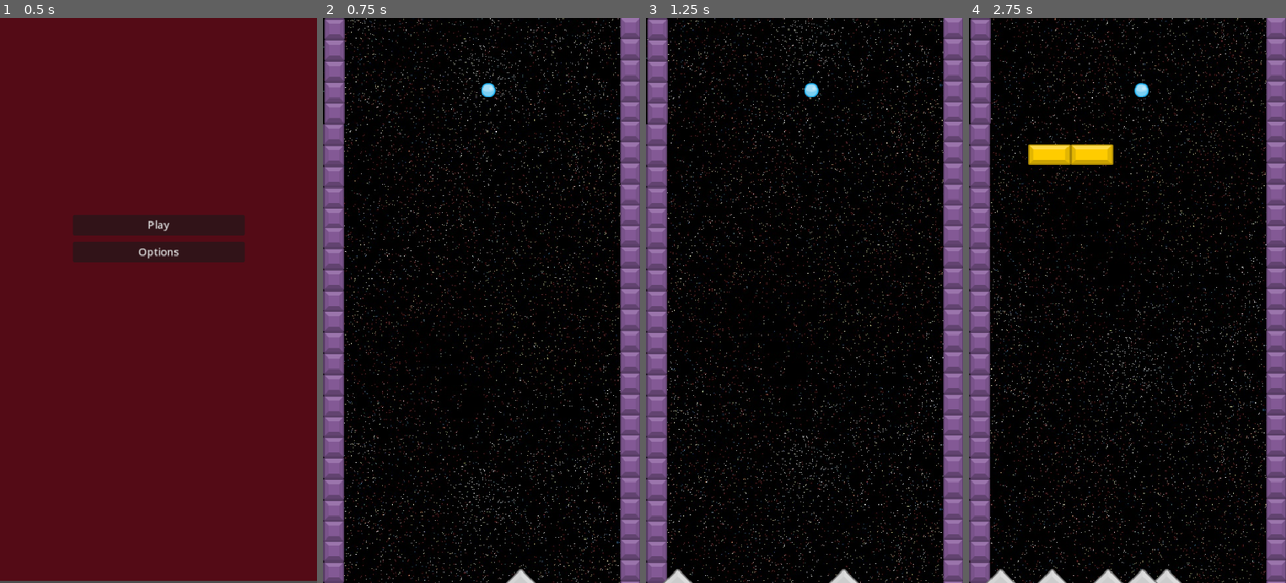
Above: before the commit, frames 1-4 (left to right).
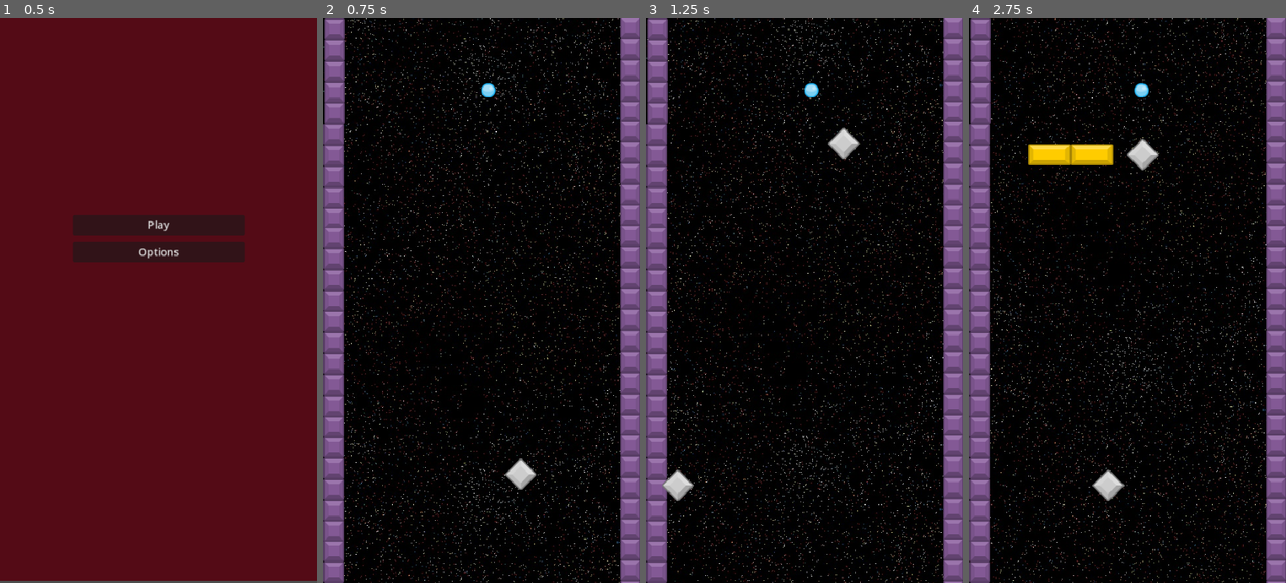
Above: after the commit, the same moments.

Repository: cauchomono/fallingball
Game: Godot game, scene res://main_menu.tscn
Same seed, same stepped clock (60 frames per second), same inputs: the game is played once before the commit and once after it.
Inputs:
- Up to frame 1 (0.5 s): no input
- Up to frame 2 (0.75 s): click "Play" at 0.5 s
- Up to frame 3 (1.25 s): no input
- Up to frame 4 (2.75 s): tap Enter (ui_accept) at 1.25, 1.52, 2.27 s

Frame 1 is identical in both runs. In frame 2, 0.4% of the frame differs, in the area x 57-68%, y 77-100%; in frame 3, 0.9%; in frame 4, 1.3%, in the area x 5-68%, y 21-100%.

Commit message:
spawn and velocity for coin

Diff:
--- a/coin.gd
+++ b/coin.gd
@@ -1,5 +1,16 @@
 extends Area2D
 
+@export var speed: float = -1000
+@export var limit_speed: float = -2500
+var points : int = 0
 
 func _ready() -> void:
 	print("I get instanciated")
+
+func _process(delta):
+	if speed > limit_speed && (Globals.points % 10 == 0 && Globals.points != 0):
+		speed = -((Globals.points + 0.01)*10 + 100)
+	position.y += speed * delta
+
+	if -position.y > get_viewport_rect().size.y:
+		queue_free()
--- a/spawner.gd
+++ b/spawner.gd
@@ -31,6 +31,7 @@
 	var spawn_x = randf_range(x_spawn_range.x , x_spawn_range.y)
 	obstacle.global_position = Vector2(spawn_x, position.y)
 	obstacle.connect("player_touch",Callable(self,"on_obstacle_hit"))
+
 func _on_timer_timeout():
 	spawn_random_obstacle()
 
@@ -57,7 +58,7 @@
 	var x_spawn_range : Vector2 = Vector2(wall_distance.x + obstacle_size.x,wall_distance.y - obstacle_size.x)
 	var spawn_x = randf_range(x_spawn_range.x , x_spawn_range.y)
 	coin.global_position = Vector2(spawn_x, position.y)
-
+	print("This is the coin position: ", coin.global_position)
 
 func _on_coin_timer_timeout() -> void:
 	print("Is working the time out?")
